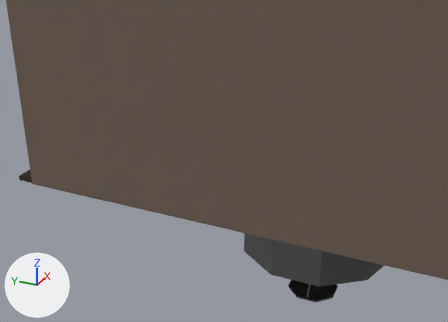
What one commit did to the Blender file public/models/haunted_house.blend.
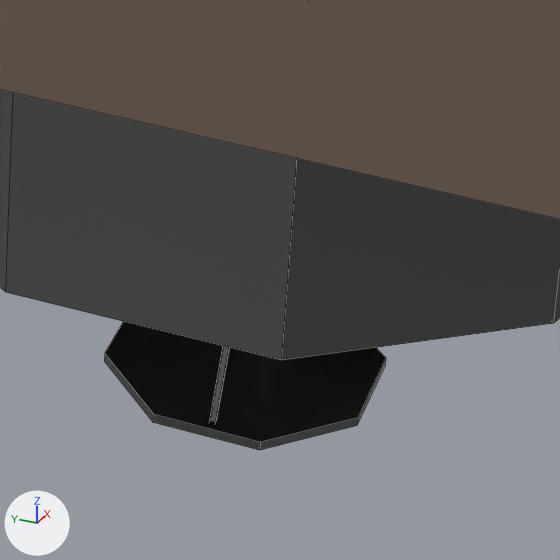
There are two pictures of each version: one from a 50 mm lens placed at (-28.25, 27.21, 2.05), pointed at (-15.93, 32.75, -4.11), one close up on the part from 60% to 82% of the width and 69% to 100% of the height. Lighting does not change. The marker at lower left points along +X, +Y and +Z. The last two pictures show the newer version. The close-ups show mesh edges as thin lines. Objects named as collision shapes, trigger or cutter boxes, shadow casters or lower levels of detail are left out.

Names of what the first close-up shows: 'Plane.016', 'bucket.001', 'well.001'.
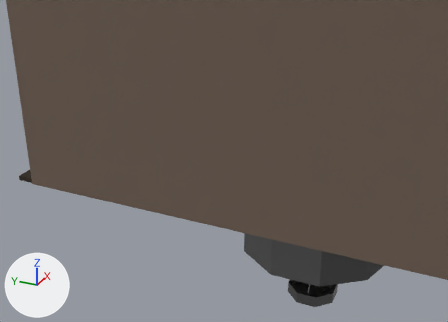
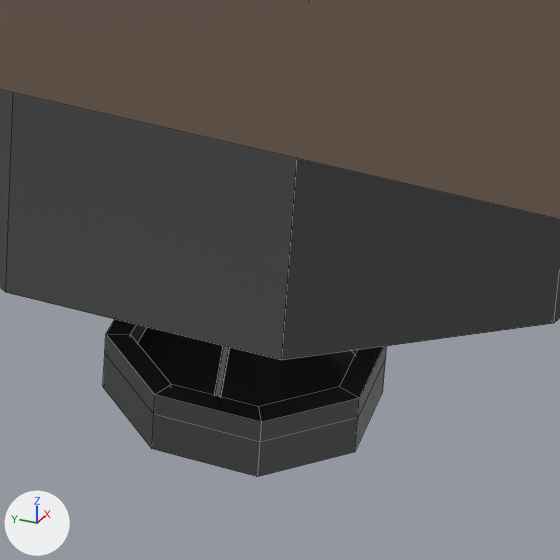
Changed parts and their boxes (x1, y1, x2, y2) in the close-ups (560 x 560 px):
'bucket.001', reshaped
    before: (104, 321, 386, 450)
    after: (103, 319, 387, 477)

The edits, one by one:
me_cylinder_026 is used by ob_bucket_001; location (-16.202, 30.295, -6.604); rotation (0.0, 0.0, 0.396), in degrees (0, 0, 23); scale (0.545, 0.545, 0.461).
me_cylinder_026 had 40 vertices, 32 faces and spanned x -1.07..1.09, y -1.07..1.1, z -0.54..0.45.
me_cylinder_026 now has 64 vertices, 56 faces and spans x -1.07..1.09, y -1.07..1.1, z -0.83..0.45.
Part 1, on me_cylinder_026:
1 face is deleted.
8 vertices in x -1.07..1.09, y -1.07..1.1, z -0.54 move by (0.0, 0.0, -0.29).
8 vertices are added at x -0.88..0.9, y -0.87..0.91, z -0.5.
8 new vertices lie (0.0, 0.0, 0.21) away from vertices in x -1.07..1.09, y -1.07..1.1, z -0.45.
8 new vertices lie (0.0, 0.0, 0.26) away from vertices in x -0.88..0.9, y -0.87..0.91, z -0.5.
25 new faces join them.
